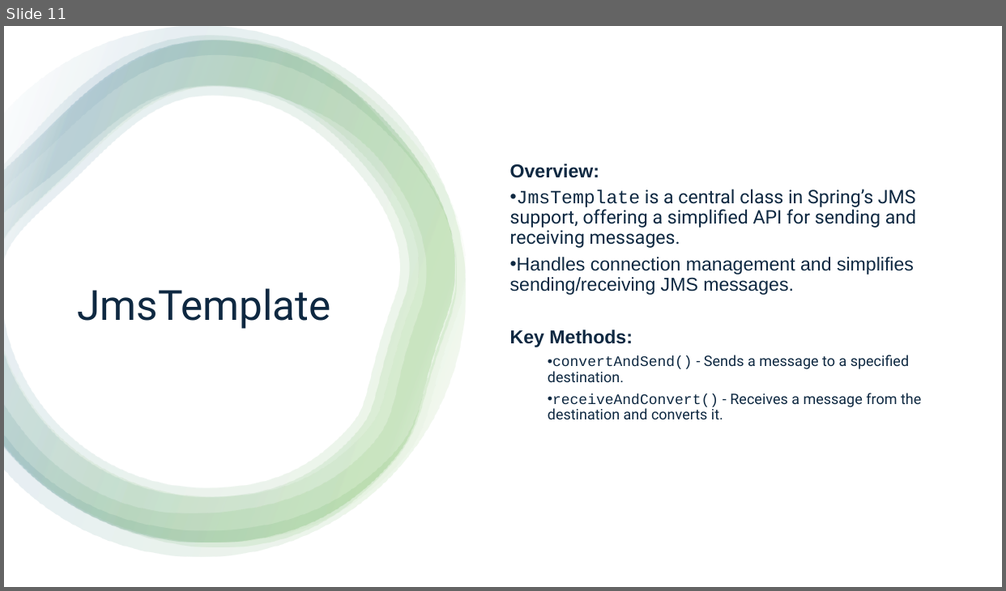
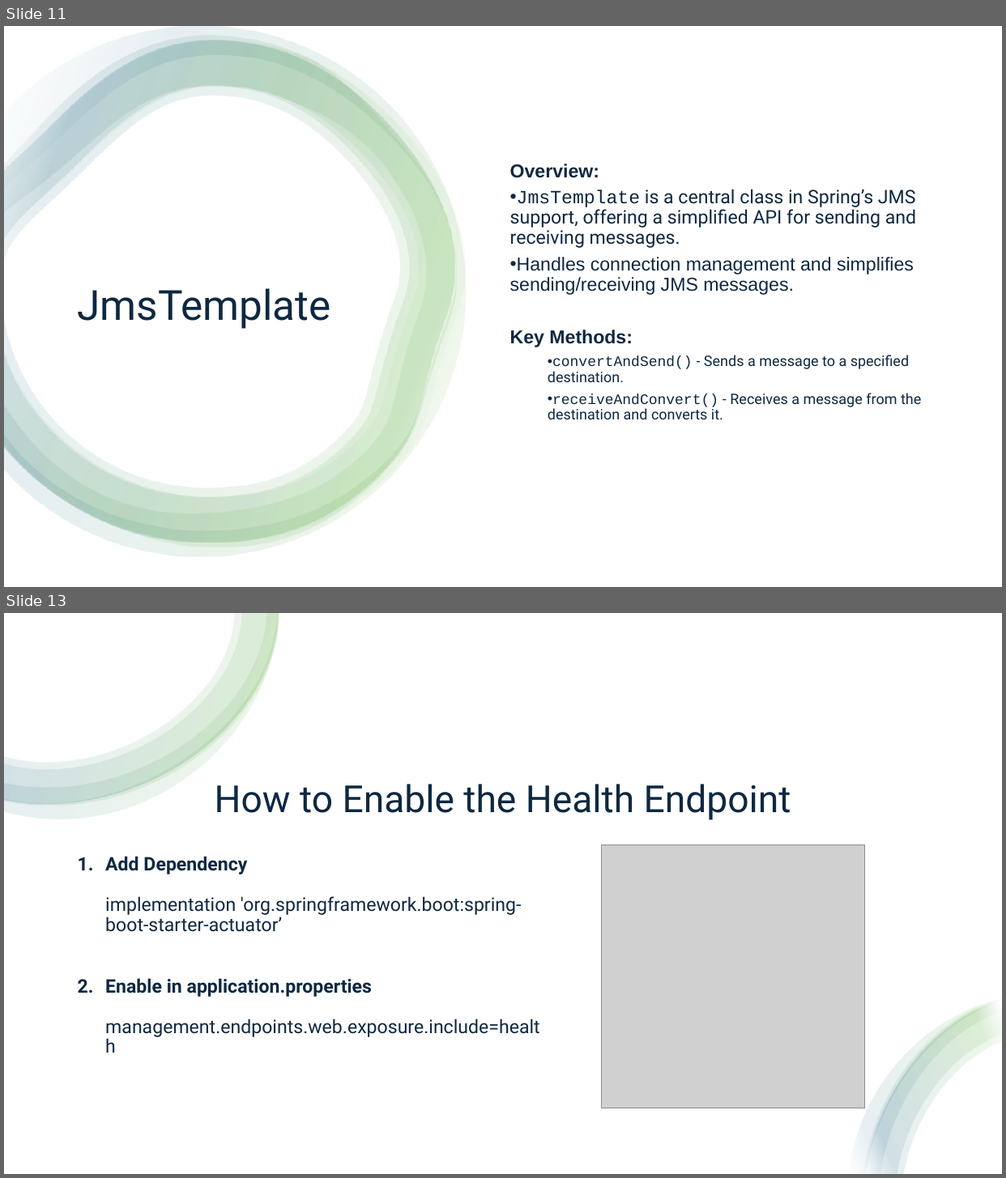
Before and after one commit to aprabhat/spring_boot_microservice, a slide deck: spring_boot.pptx. Shown one above the other, each under a label of ours: slide 11 before the commit, slides 11 and 13 after it; the slides between them are not shown. The pictures are 1006x591 and 1006x1178 pixels, drawn with LibreOffice and Linux fonts; fonts in the diff are those of the drawing; grey boxes stand for pictures. Boxes give left, top, right and bottom in pixels: in the first picture for what was removed or moved away, otherwise in the second. Text is boxed around its words. In the diff, an @@ line names an element or a change of style, - is before the commit and + after.

```diff
--- a/spring_boot.pptx
+++ b/spring_boot.pptx
@@ slide 13 added at box(4, 613, 1002, 1174), background #FFFFFF @@
@@ rectangle added at box(4, 613, 1002, 1174), fill #FFFFFF @@
@@ group added at box(4, 613, 279, 820): 4 freeform shapes @@
@@ title added at box(215, 784, 791, 820), 36 pt, text #0E2841 @@
+How to Enable the Health Endpoint
@@ picture added at box(602, 845, 865, 1109) @@
@@ text added at box(105, 856, 540, 1037), 18 pt, text #0E2841 @@
+1. Add Dependency
+   implementation 'org.springframework.boot:spring-boot-starter-actuator’
+2. Enable in application.properties
+   management.endpoints.web.exposure.include=health
@@ group added at box(850, 999, 1002, 1174): 4 freeform shapes @@
```
Also in this commit, not shown: 1 other slide added, 1 other file.
